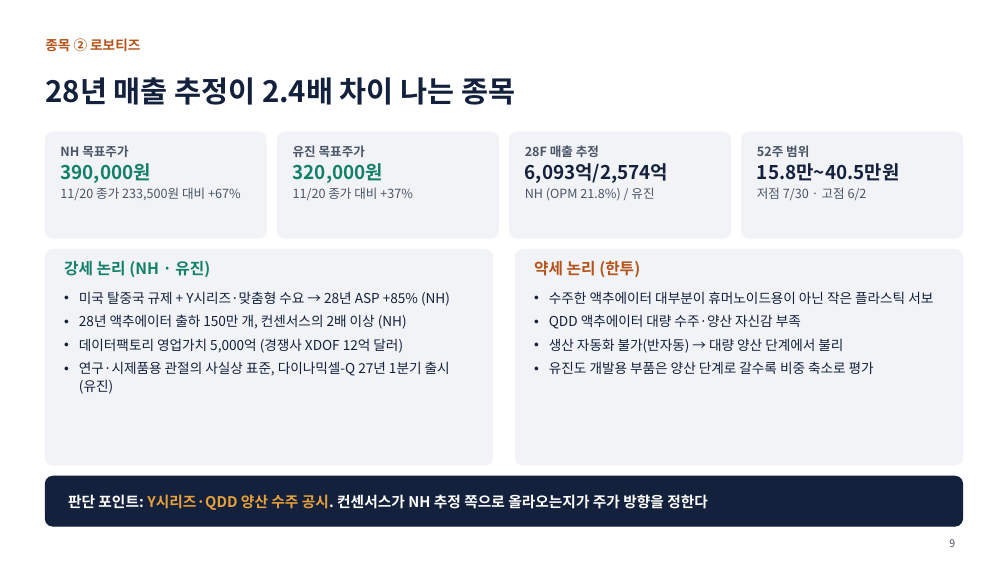
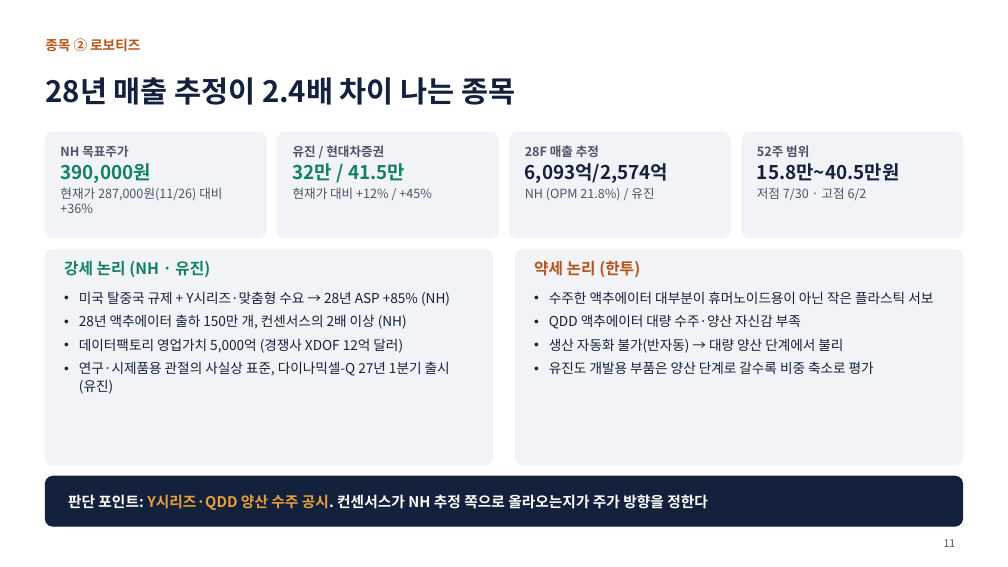
Before and after one commit to fred03094708-ctrl/-, a slide deck: slide 11 of 로봇_섹터_투자전략.pptx (slide 9 before the commit). Drawn at 1008x567 pixels with LibreOffice and Linux fonts; fonts in the diff are those of the drawing. Boxes give left, top, right and bottom in pixels: in the first picture for what was removed or moved away, otherwise in the second. Text is boxed around its words. In the diff, an @@ line names an element or a change of style, - is before the commit and + after.

```diff
--- a/로봇_섹터_투자전략.pptx
+++ b/로봇_섹터_투자전략.pptx
@@ text at (x1=293, y1=145, x2=432, y2=199): text changed @@
-유진 목표주가
-320,000원
-11/20 종가 대비 +37%
+유진 / 현대차증권
+32만 / 41.5만
+현재가 대비 +12% / +45%
@@ text at (x1=60, y1=187, x2=222, y2=213): text changed @@
-11/20 종가 233,500원 대비 +67%
+현재가 287,000원(11/26) 대비 +36%
@@ page number at (x1=944, y1=539, x2=956, y2=547): text changed @@
-9
+11
```
Also in this commit, not shown: 10 other slides changed, 2 slides added.
